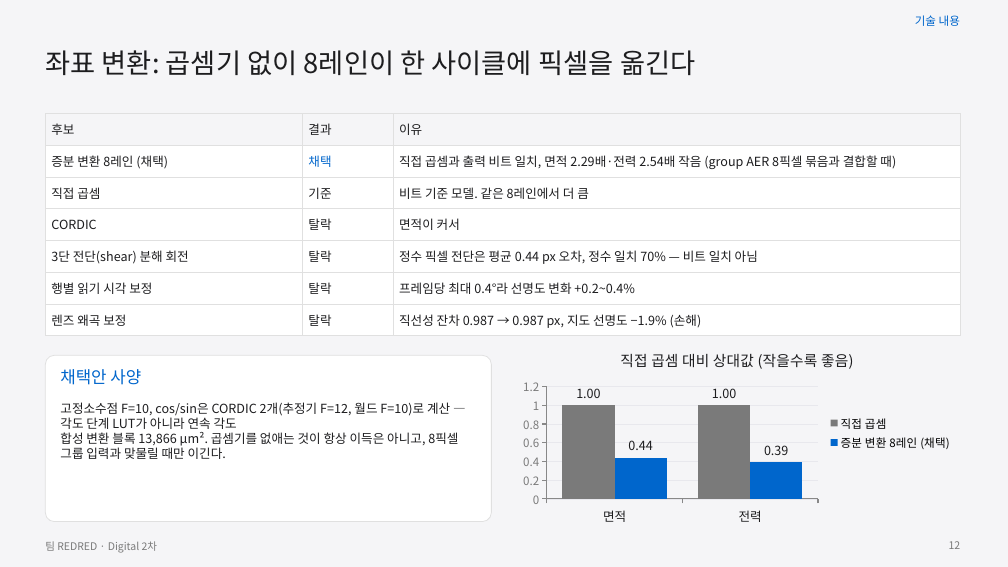
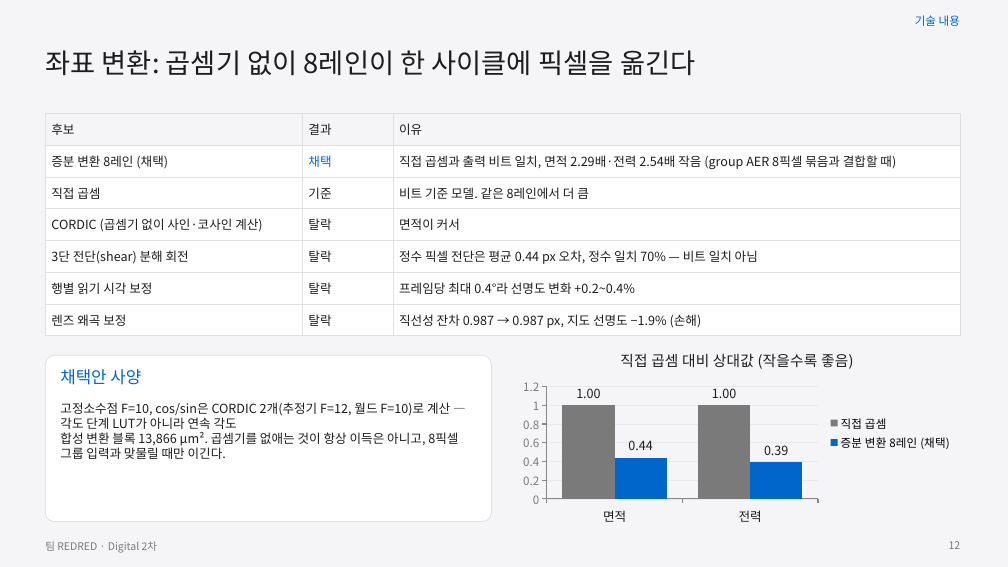
Before and after one commit to GangHeeJo/AI-SEMI, a slide deck: slide 12 of submission/REDRED_2차_발표자료_칩S.pptx. Drawn at 1008x567 pixels with LibreOffice and Linux fonts; fonts in the diff are those of the drawing. Boxes give left, top, right and bottom in pixels: in the first picture for what was removed or moved away, otherwise in the second. Text is boxed around its words. In the diff, an @@ line names an element or a change of style, - is before the commit and + after.

```diff
--- a/submission/REDRED_2차_발표자료_칩S.pptx
+++ b/submission/REDRED_2차_발표자료_칩S.pptx
@@ table at [45,113,960,332] @@
-row 4, column 1: CORDIC
+row 4, column 1: CORDIC (곱셈기 없이 사인·코사인 계산)
```
Also in this commit, not shown: 11 other slides changed, 1 slide added, 1 slide removed, 4 other files.
